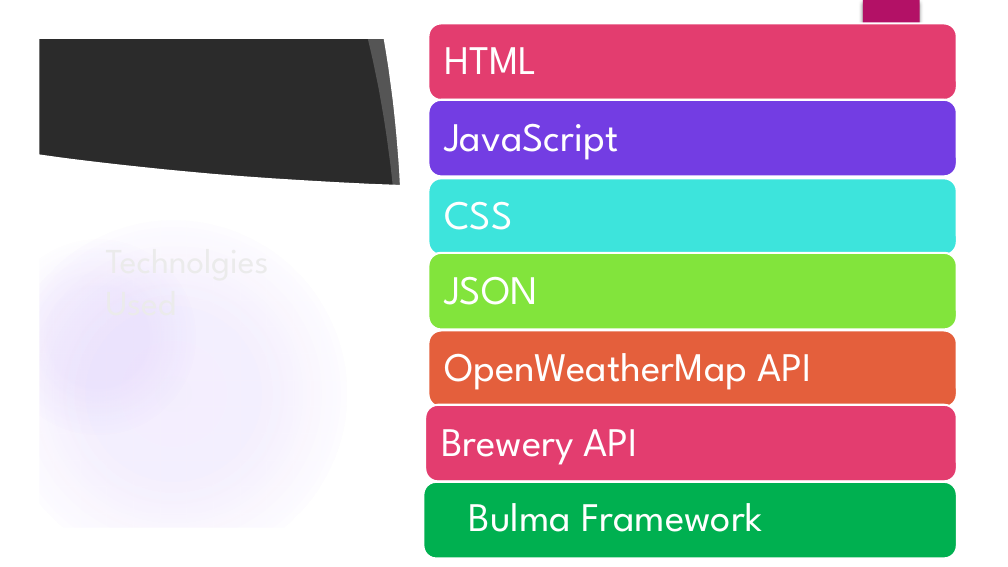
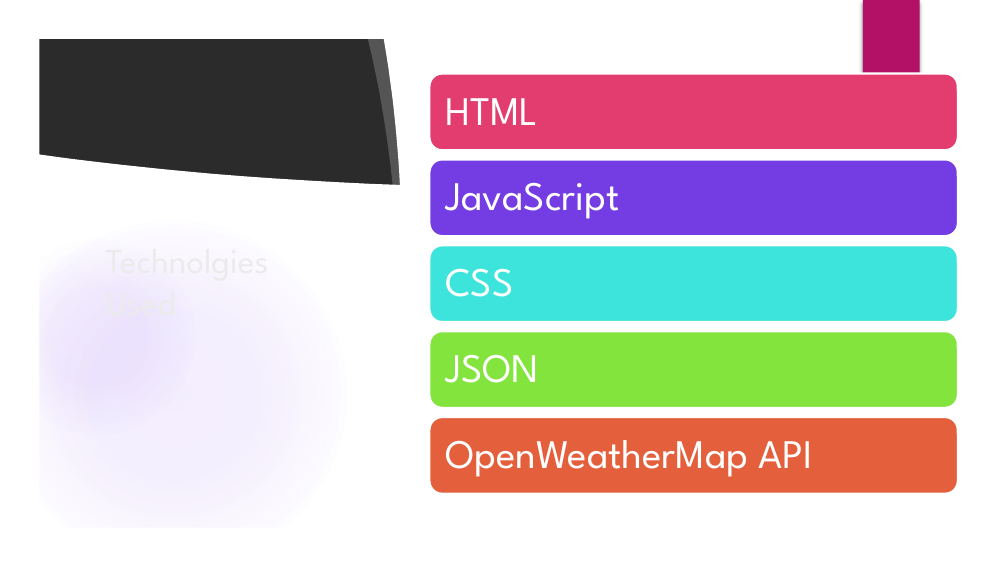
Before and after one commit to sdesire/APIs-For-IPAs, a slide deck: slide 4 of Project Presentation.pptx. Drawn at 1008x567 pixels with LibreOffice and Linux fonts; fonts in the diff are those of the drawing; background and template pictures are left out; a plain dark background stands for a picture behind light text. Boxes give left, top, right and bottom in pixels: in the first picture for what was removed or moved away, otherwise in the second. Text is boxed around its words. In the diff, an @@ line names an element or a change of style, - is before the commit and + after.

```diff
--- a/Project Presentation.pptx
+++ b/Project Presentation.pptx
@@ rounded rectangle: place and size @@
-rounded rectangle at box(428, 23, 957, 100)
+rounded rectangle at box(429, 74, 958, 150)
@@ text "HTML": place and size @@
-text "HTML" at box(444, 47, 537, 74)
+text "HTML" at box(445, 98, 538, 125)
@@ rounded rectangle: place and size @@
-rounded rectangle at box(428, 100, 957, 176)
+rounded rectangle at box(429, 159, 958, 236)
@@ text "JavaScript": place and size @@
-text "JavaScript" at box(444, 123, 618, 160)
+text "JavaScript" at box(445, 182, 619, 219)
@@ rounded rectangle removed at box(428, 253, 957, 330) @@
@@ rounded rectangle: place and size @@
-rounded rectangle at box(428, 178, 957, 255)
+rounded rectangle at box(429, 245, 958, 322)
@@ text "CSS": place and size @@
-text "CSS" at box(444, 201, 512, 230)
+text "CSS" at box(445, 268, 513, 297)
@@ rounded rectangle at box(429, 332, 958, 408): fill #E45F3C to #82E43C @@
@@ text "JSON": place and size @@
-text "JSON" at box(444, 276, 537, 305)
+text "JSON" at box(445, 354, 538, 383)
@@ rounded rectangle: place and size @@
-rounded rectangle at box(425, 405, 957, 482)
+rounded rectangle at box(429, 417, 958, 494)
@@ rounded rectangle at box(429, 417, 958, 494): fill #E33D6F to #E45F3C @@
@@ text "OpenWeatherMap API": place and size @@
-text "OpenWeatherMap API" at box(444, 353, 811, 390)
+text "OpenWeatherMap API" at box(445, 440, 812, 477)
@@ text removed at box(441, 429, 638, 465) @@
-Brewery API
@@ rounded rectangle removed at box(423, 482, 957, 558) @@
@@ rectangle removed at box(457, 484, 892, 553) @@
-Bulma Framework
```
Also in this commit, not shown: 7 other slides changed.
